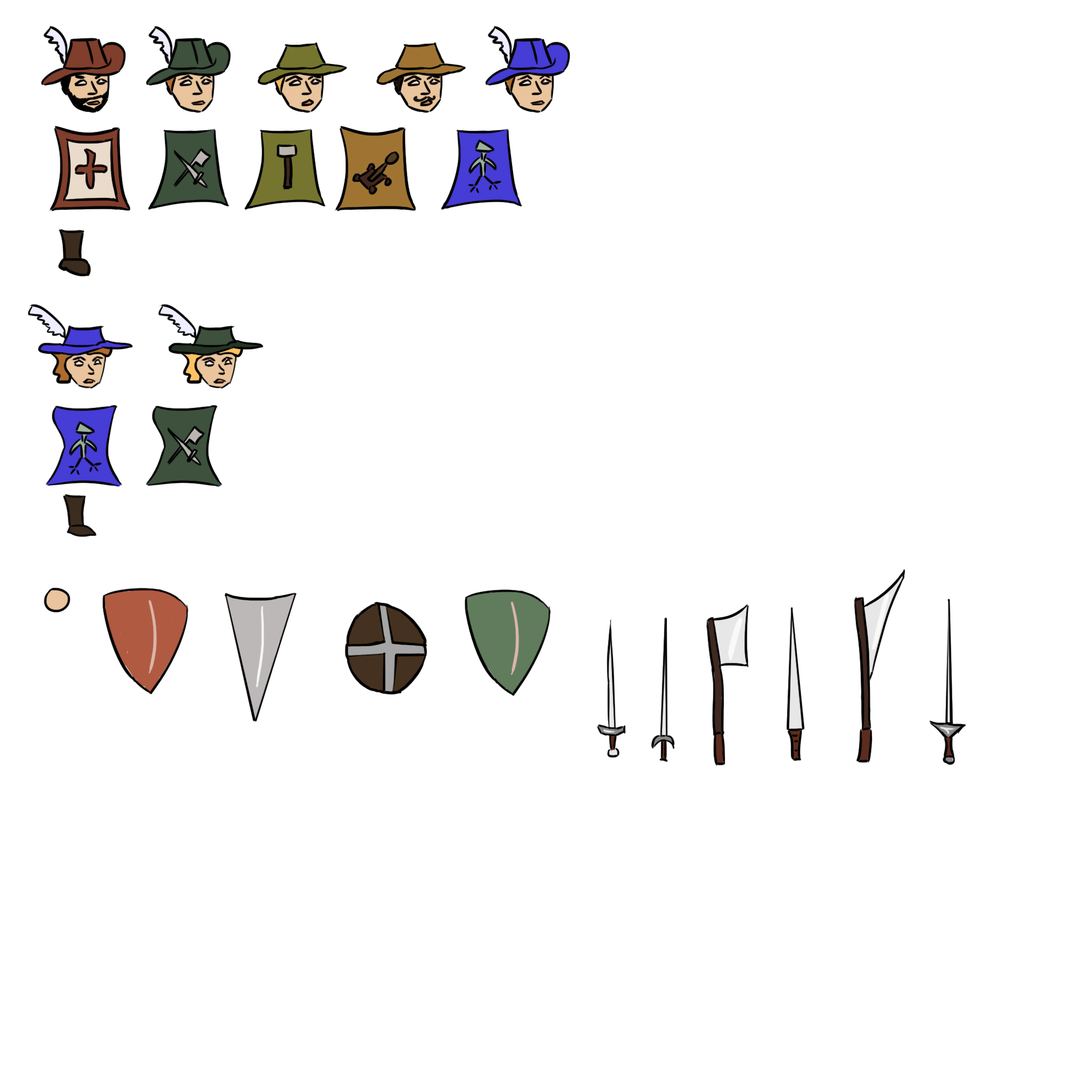
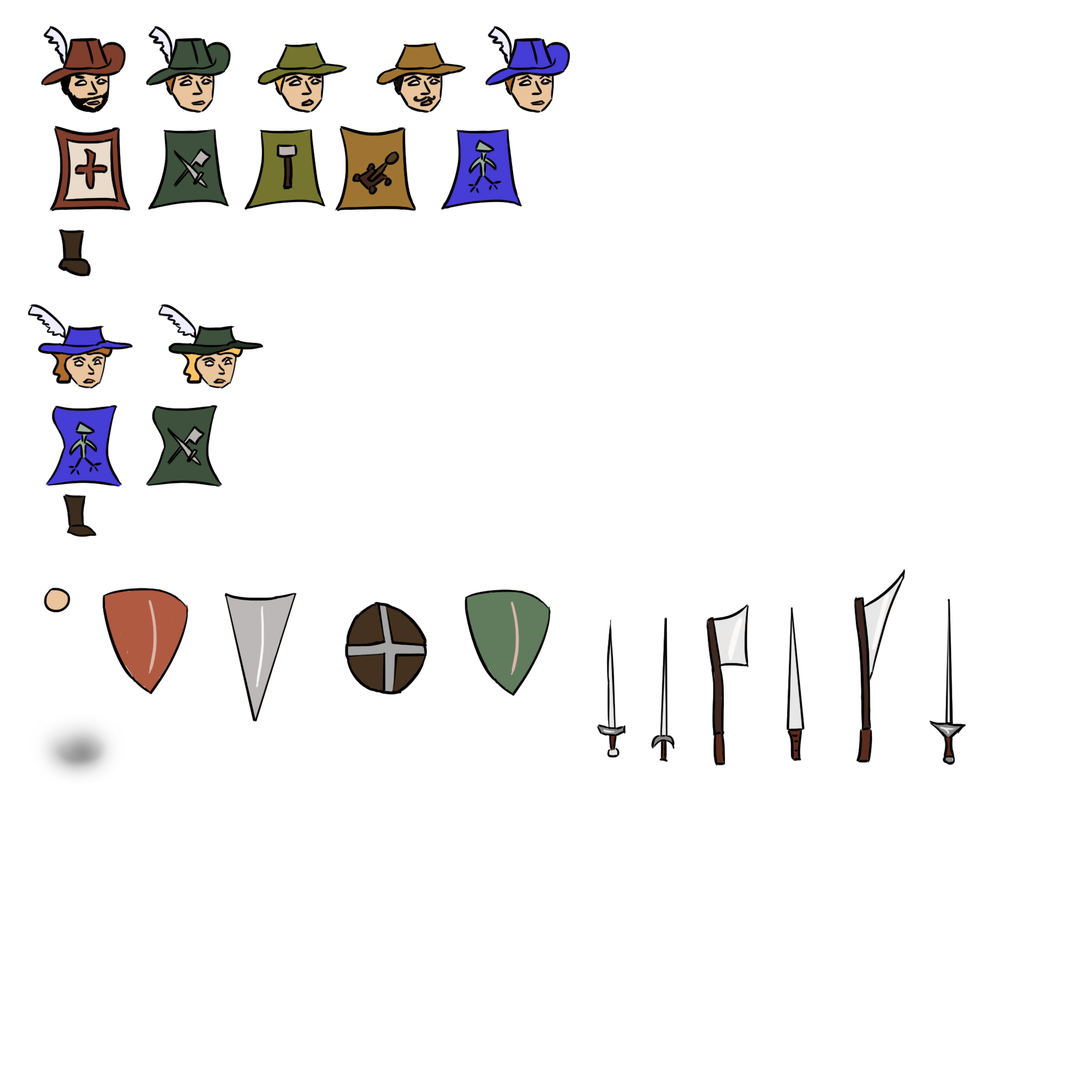
Before/after of a 1091 × 1091 layered artwork. What changed in the layer stack:
added group "shadow" with 1 layers in group "objects" over (34, 717, 121, 784)
added layer "Layer 53" in group "shadow" over (34, 717, 121, 784)
